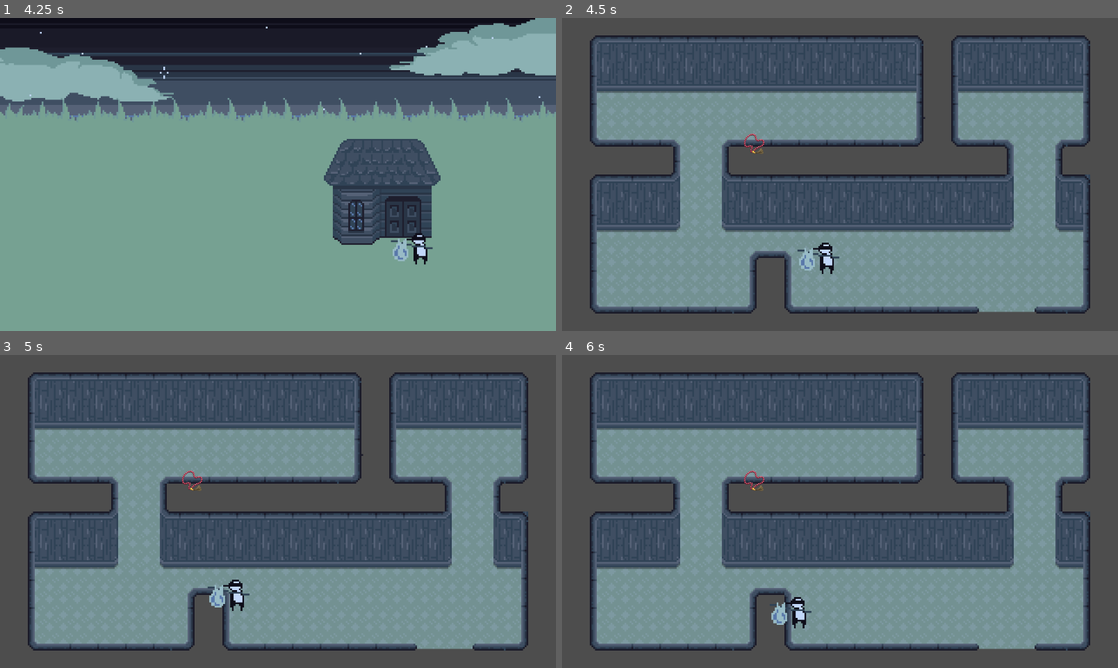
Above: before the commit, frames 1-4 (two rows, left to right).
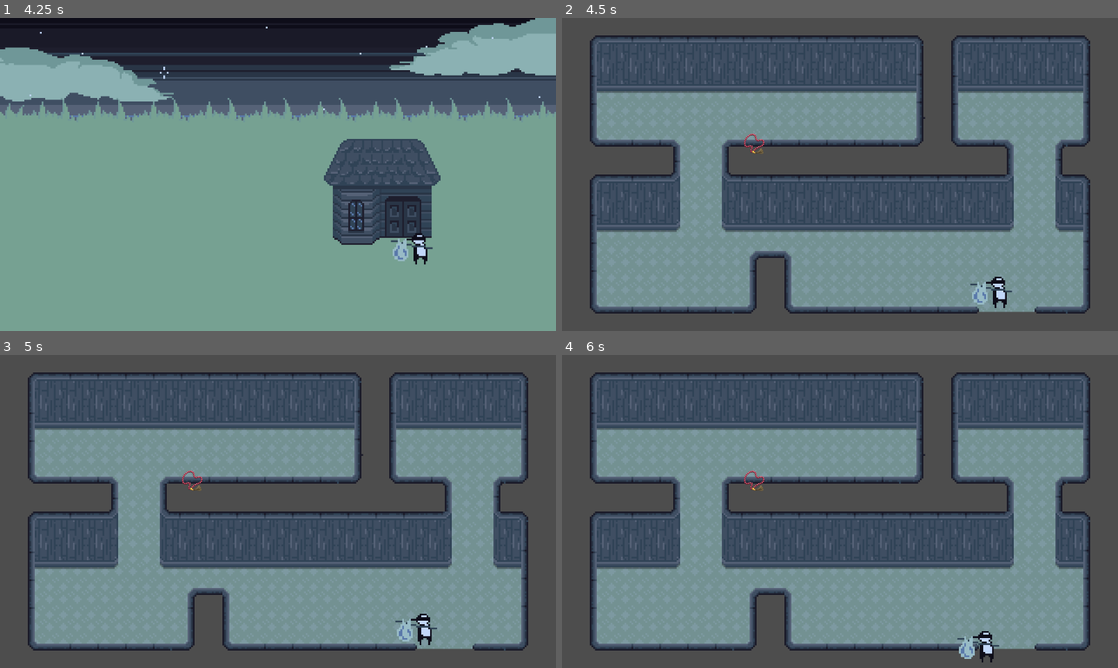
Above: after the commit, the same moments.

Repository: yujoostudios/brackeys2024
Game: Godot game, scene res://screens/scenes/start_menu.tscn
Two runs of this game, one before a commit and one after it. Both use one fixed random seed, a clock stepped at 60 frames per second and the inputs below.
Inputs:
- Up to frame 1 (4.25 s): click "GET ROBBIN'" at 0.5 s; tap Enter at 1.25 s; hold D (right) 1.28-2.03 s; hold Space (interact) 1.28-2.03 s; hold S (down) 2.03-2.78 s; tap Space (interact) at 2.1, 3.6 s; hold D (right) 2.78-3.53 s; hold Space (interact) 2.78-3.53 s; hold W (up) from 3.53 s (still down)
- Up to frame 2 (4.5 s): release W (up) at 4.28 s; hold A (left) from 4.28 s (still down); hold Space (interact) from 4.28 s (still down)
- Up to frame 3 (5 s): keep holding A (left); keep holding Space (interact)
- Up to frame 4 (6 s): release Space (interact) at 5.03 s; tap Space (interact) at 5.1, 5.75 s; release A (left) at 5.78 s; hold S (down) from 5.78 s (still down); hold Space (interact) from 5.78 s (still down)

Frame 1 is identical in both runs. In frame 2, 0.8% of the frame differs, in the area x 42-95%, y 50-93%; in frame 3, 0.8%; in frame 4, 0.8%, in the area x 37-95%, y 50-99%.

Commit message:
Update house_1_level
yea

Diff:
--- a/new-game-project/screens/scenes/house_1_level.tscn
+++ b/new-game-project/screens/scenes/house_1_level.tscn
@@ -783,7 +783,7 @@
 tile_set = SubResource("TileSet_hifvf")
 
 [node name="Wallpaper" type="TileMapLayer" parent="."]
-tile_map_data = PackedByteArray("AAD3//v/AAAAAAAAAAD3//z/AAA …(488 unchanged characters)… HAPv/AAACAAAAAAAIAPv/AAAEAAAAAAAIAAAAAAADAAAAAAAIAAEAAAADAAEAAAAGAAAAAAAKAAAAAAAG …(530 unchanged characters)…
+tile_map_data = PackedByteArray("AAD3//v/AAAAAAAAAAD3//z/AAA …(488 unchanged characters)… HAPv/AAACAAAAAAAIAPv/AAAEAAAAAAAIAAAAAAAGAAAAAAAIAAEAAAADAAEAAAAGAAAAAAAKAAAAAAAG …(530 unchanged characters)…
 tile_set = SubResource("TileSet_iwujw")
 
 [node name="Wall" type="TileMapLayer" parent="."]
@@ -796,4 +796,4 @@
 [node name="Camera2D" type="Camera2D" parent="."]
 
 [node name="Player" parent="." instance=ExtResource("2_8dbuv")]
-position = Vector2(-40, 193)
+position = Vector2(358, 271)
